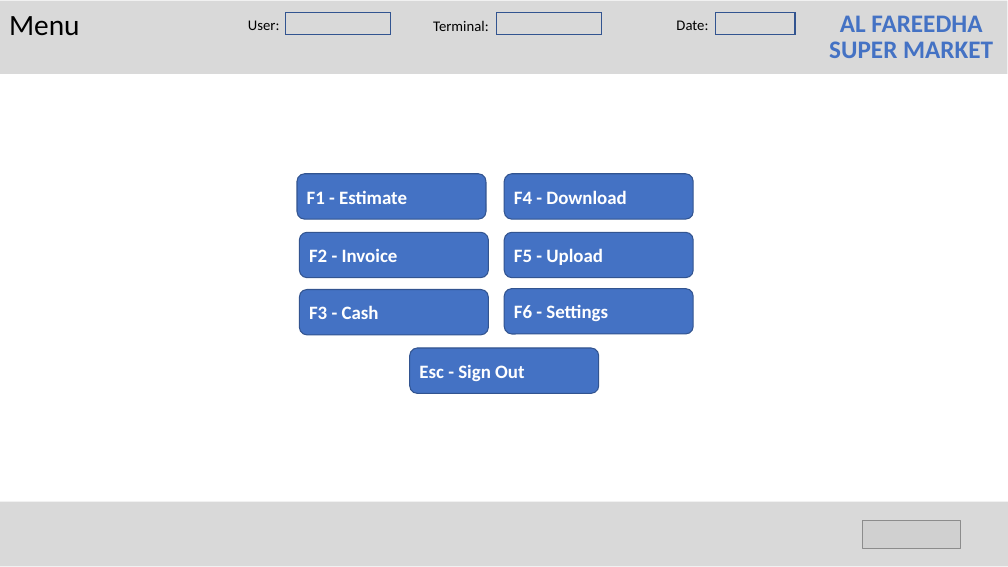
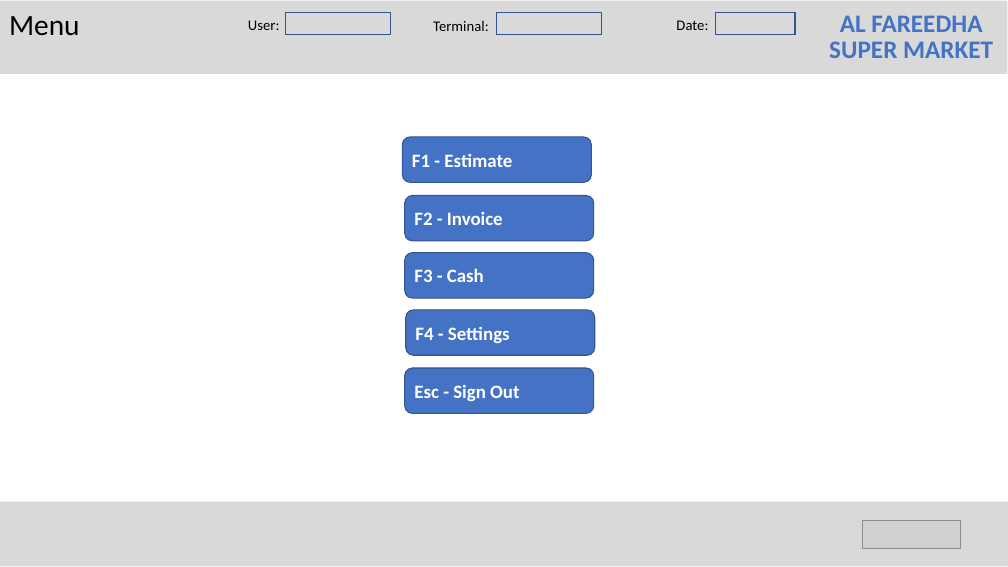
Before and after one commit to valignit/Documents, a slide deck: slide 3 of brief-specs.pptx (slide 2 before the commit). Drawn at 1008x567 pixels with LibreOffice and Linux fonts; fonts in the diff are those of the drawing; grey boxes stand for pictures. Boxes give left, top, right and bottom in pixels: in the first picture for what was removed or moved away, otherwise in the second. Text is boxed around its words. In the diff, an @@ line names an element or a change of style, - is before the commit and + after.

```diff
--- a/brief-specs.pptx
+++ b/brief-specs.pptx
@@ rounded rectangle removed at (504, 174, 693, 219) @@
-F4 - Download
@@ rounded rectangle removed at (504, 232, 693, 278) @@
-F5 - Upload
@@ 3 rounded rectangles: place and size @@
-3 rounded rectangles at (297, 174, 488, 335)
+3 rounded rectangles at (402, 137, 594, 298)
@@ rounded rectangle "F4 - Settings": place and size @@
-rounded rectangle "F4 - Settings" at (504, 289, 693, 334)
+rounded rectangle "F4 - Settings" at (406, 310, 595, 355)
@@ text in rounded rectangle at (415, 326, 510, 343): text changed @@
-F6 - Settings
+F4 - Settings
@@ rounded rectangle "Esc - Sign Out": place and size @@
-rounded rectangle "Esc - Sign Out" at (410, 348, 599, 393)
+rounded rectangle "Esc - Sign Out" at (405, 368, 594, 414)
```
Also in this commit, not shown: 23 other slides changed, 18 slides added, 2 slides removed.
